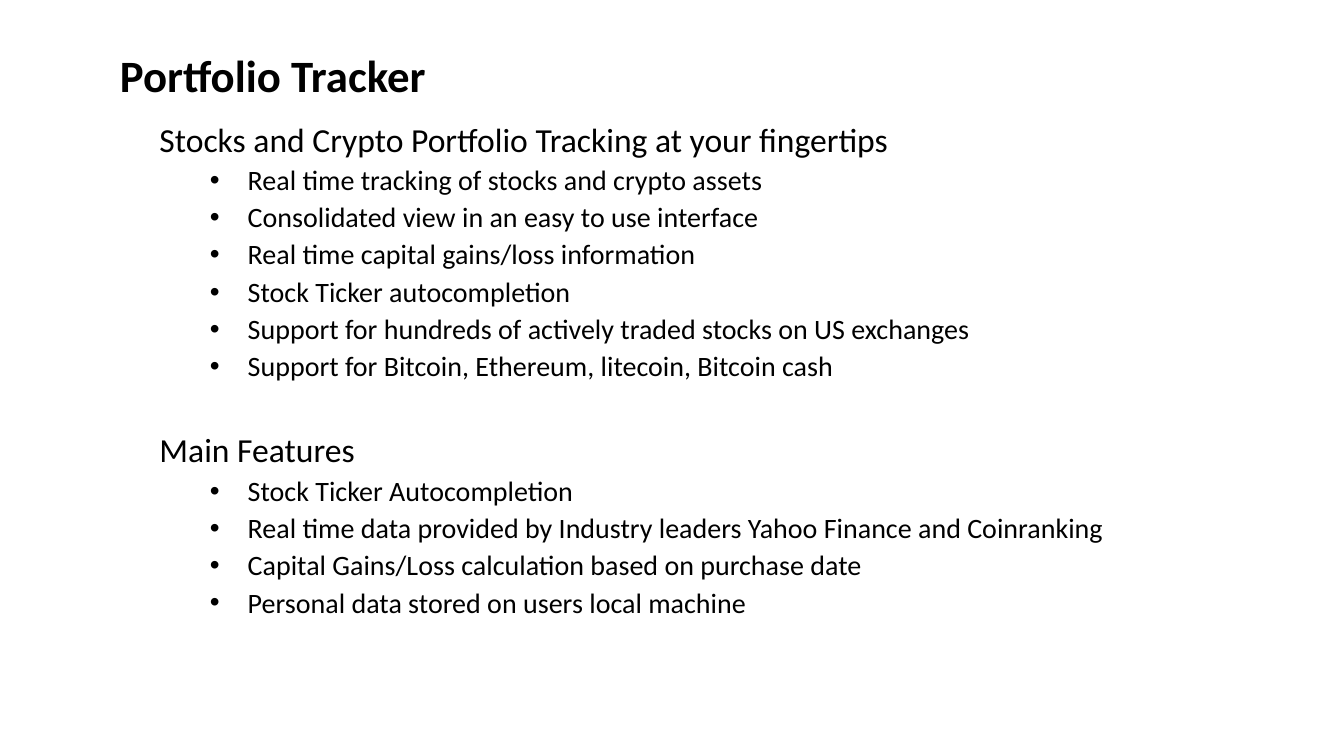
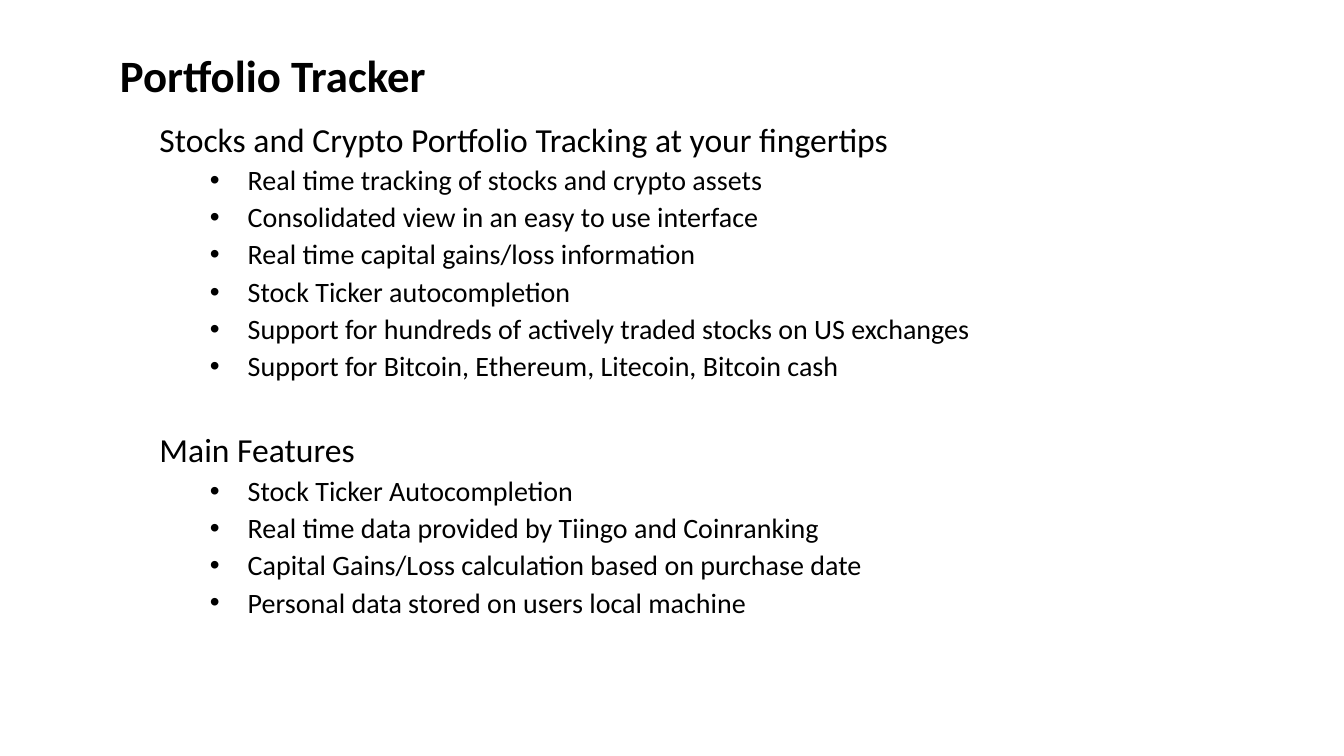
Before and after one commit to srikpv/GTBootCamp_Project1, a slide deck: slide 1 of project1.pptx. Drawn at 1344x756 pixels with LibreOffice and Linux fonts; fonts in the diff are those of the drawing. Boxes give left, top, right and bottom in pixels: in the first picture for what was removed or moved away, otherwise in the second. Text is boxed around its words. In the diff, an @@ line names an element or a change of style, - is before the commit and + after.

```diff
--- a/project1.pptx
+++ b/project1.pptx
@@ subtitle at (x1=248, y1=356, x2=838, y2=381): text changed @@
-  • Support for Bitcoin, Ethereum, litecoin, Bitcoin cash
+  • Support for Bitcoin, Ethereum, Litecoin, Bitcoin cash
@@ subtitle at (x1=248, y1=518, x2=818, y2=543): text changed @@
-  • Real time data provided by Industry leaders Yahoo Finance and Coinranking
+  • Real time data provided by Tiingo and Coinranking
```
Also in this commit, not shown: 3 other slides changed.
